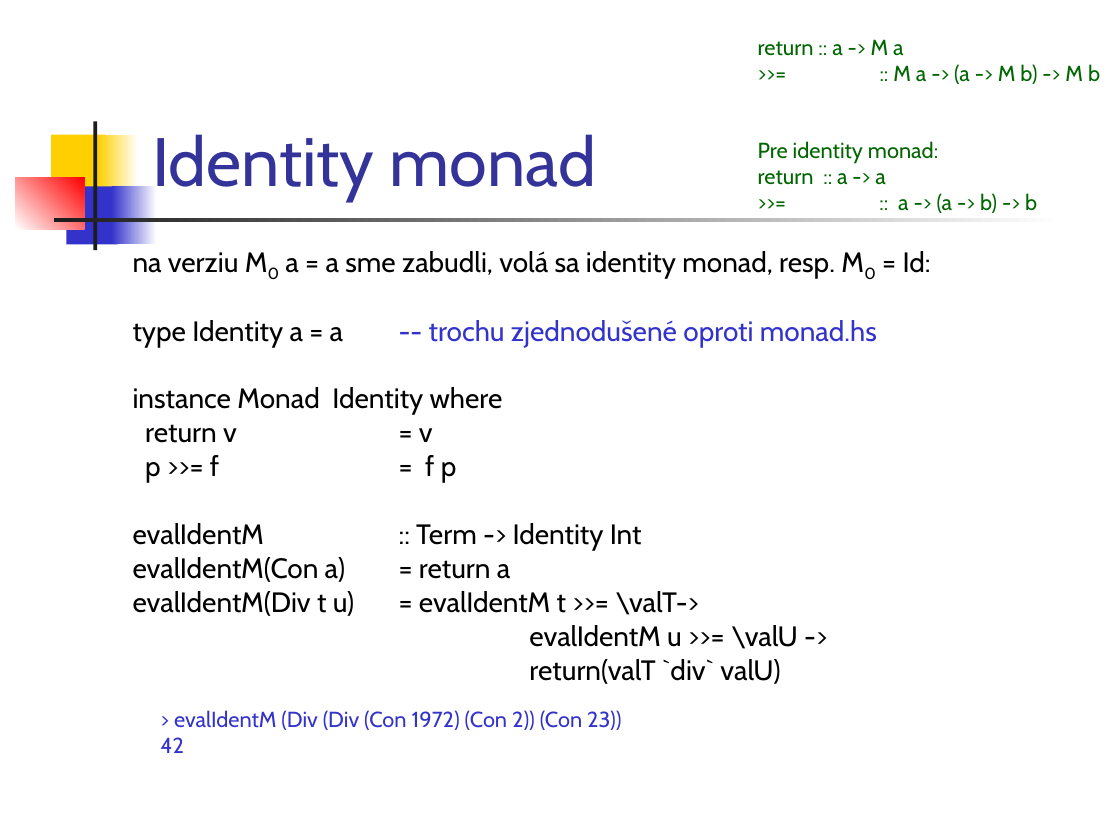
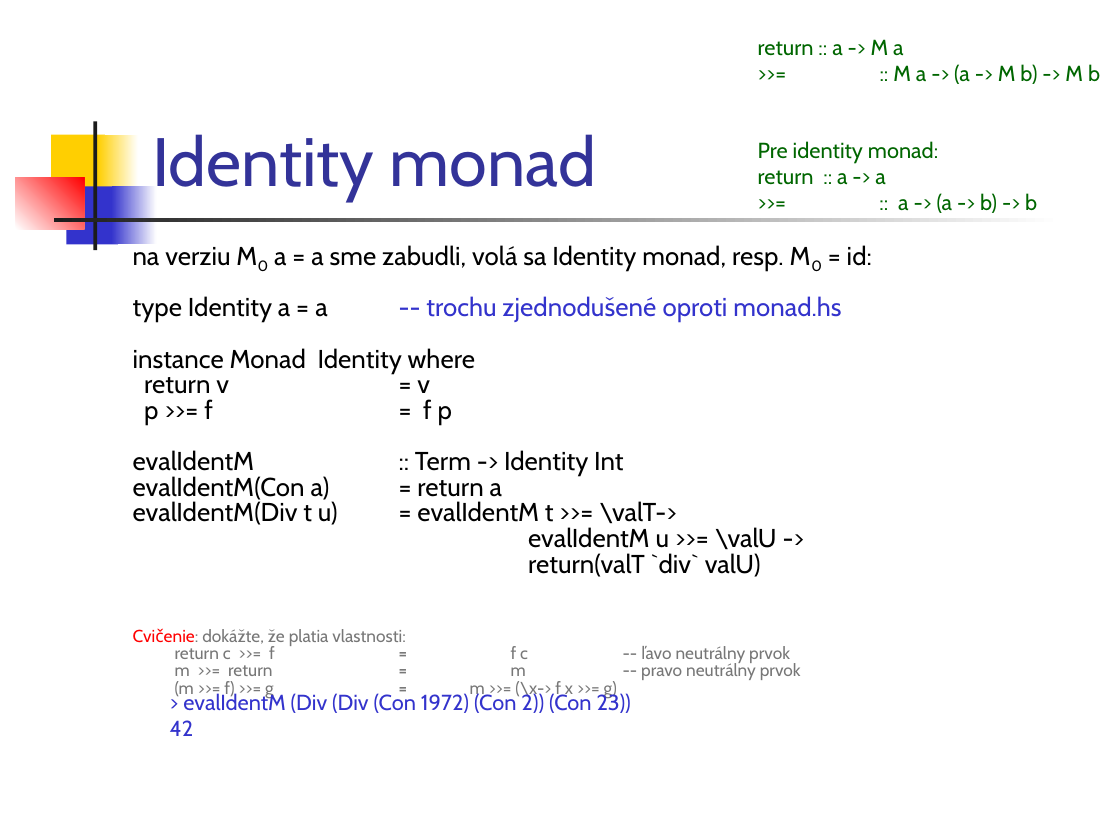
Before and after one commit to Funkcionalne/Prednasky, a slide deck: slide 12 of 11/11_fpro.ppt. Drawn at 1120x840 pixels with LibreOffice and Linux fonts; fonts in the diff are those of the drawing. Boxes give left, top, right and bottom in pixels: in the first picture for what was removed or moved away, otherwise in the second. Text is boxed around its words. In the diff, an @@ line names an element or a change of style, - is before the commit and + after.

```diff
--- a/11/11_fpro.ppt
+++ b/11/11_fpro.ppt
@@ text at [133,243,872,270]: text changed; size 18 to 16.6 pt @@
-na verziu M0 a = a sme zabudli, volá sa identity monad, resp. M0 = Id:
+na verziu M0 a = a sme zabudli, volá sa Identity monad, resp. M0 = id:
@@ text at [133,296,841,577]: size 18 to 16.6 pt in "type Identity a = a -- trochu ...", "instance Monad Identity where", "return v = v", "p >>= f = f p" and 5 more places; line spacing 0.8 to 0.6 @@
@@ text at [175,629,801,698]: paragraphs added @@
+Cvičenie: dokážte, že platia vlastnosti:
+return c >>= f = f c -- ľavo neutrálny prvok
+m >>= return = m -- pravo neutrálny prvok
+(m >>= f) >>= g = m >>= (\x-> f x >>= g)
@@ text "> evalIdentM (Div (Div (Con ...": place and size @@
-text "> evalIdentM (Div (Div (Con ..." at [160,710,621,753]
+text "> evalIdentM (Div (Div (Con ..." at [170,692,631,736]
```
Also in this commit, not shown: 10 other slides changed, 2 slides added, 2 other files.
